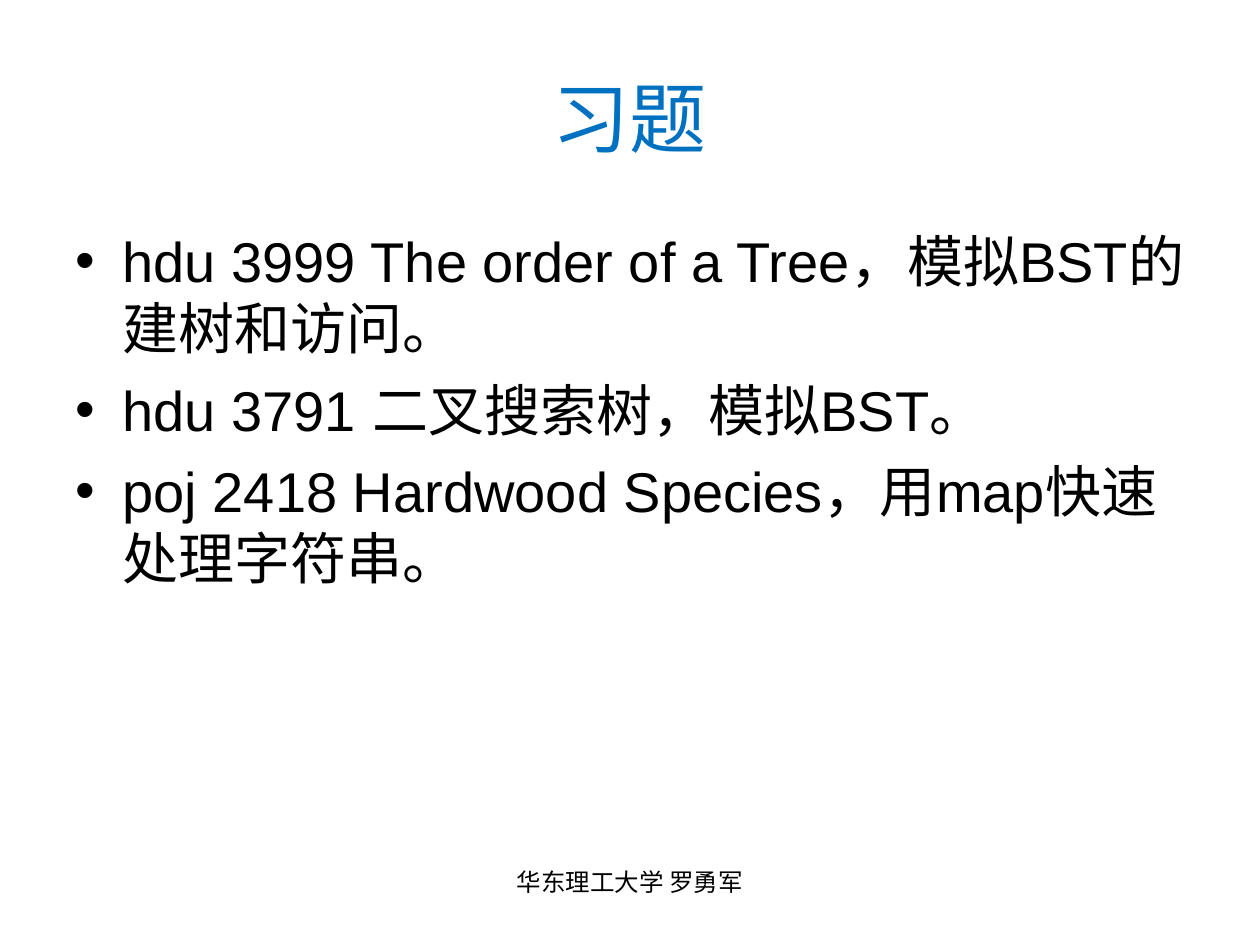
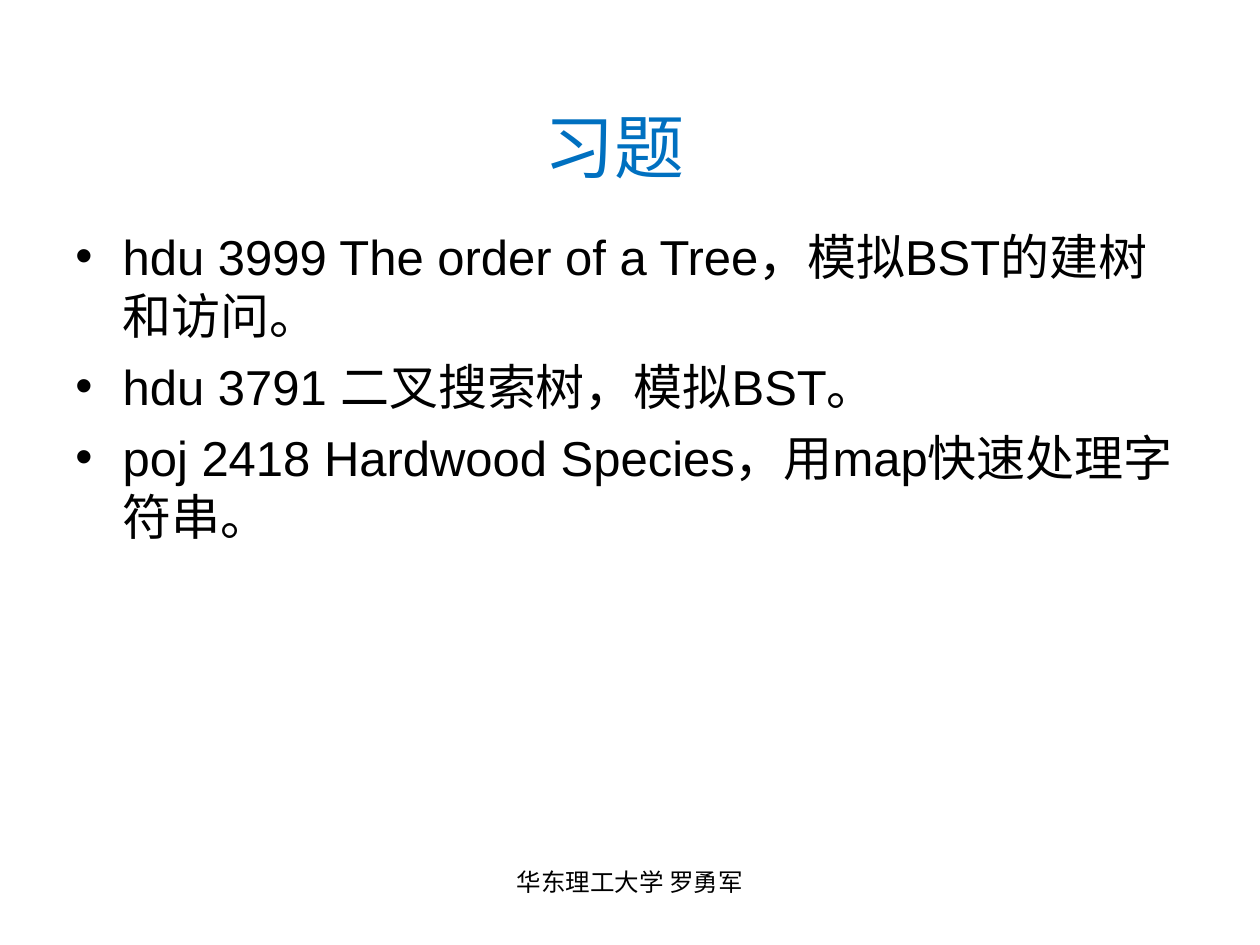
Before and after one commit to luoyongjun999/code, a slide deck: slide 45 of 第5章高级数据结构(上).ppt (slide 44 before the commit). Drawn at 1260x945 pixels with LibreOffice and Linux fonts; fonts in the diff are those of the drawing. Boxes give left, top, right and bottom in pixels: in the first picture for what was removed or moved away, otherwise in the second. Text is boxed around its words. In the diff, an @@ line names an element or a change of style, - is before the commit and + after.

```diff
--- a/第5章高级数据结构(上).ppt
+++ b/第5章高级数据结构(上).ppt
@@ title "习题": place and size @@
-title "习题" at <box>553,85,707,153</box>
+title "习题" at <box>544,117,684,178</box>
@@ title "习题" at <box>544,117,684,178</box>: size 44 to 40 pt @@
@@ text "hdu 3999 The order of ..." at <box>123,236,1173,539</box>: size 32 to 28 pt; less space between paragraphs @@
```
Also in this commit, not shown: 7 other slides changed, 1 slide added.
